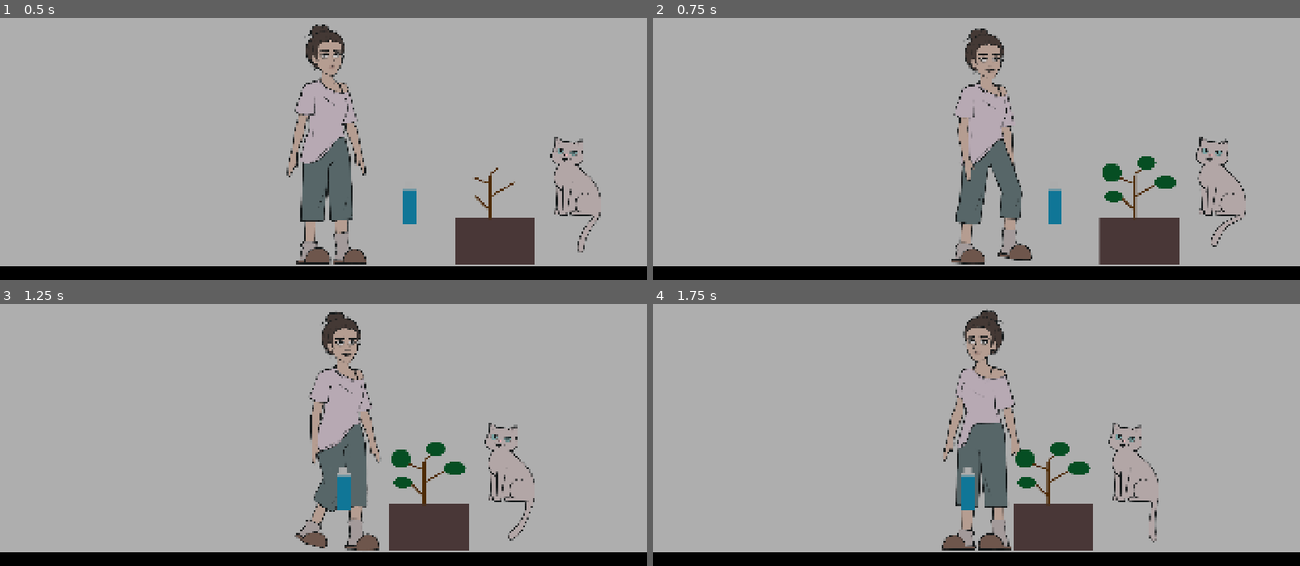
Above: before the commit, frames 1-4 (two rows, left to right).
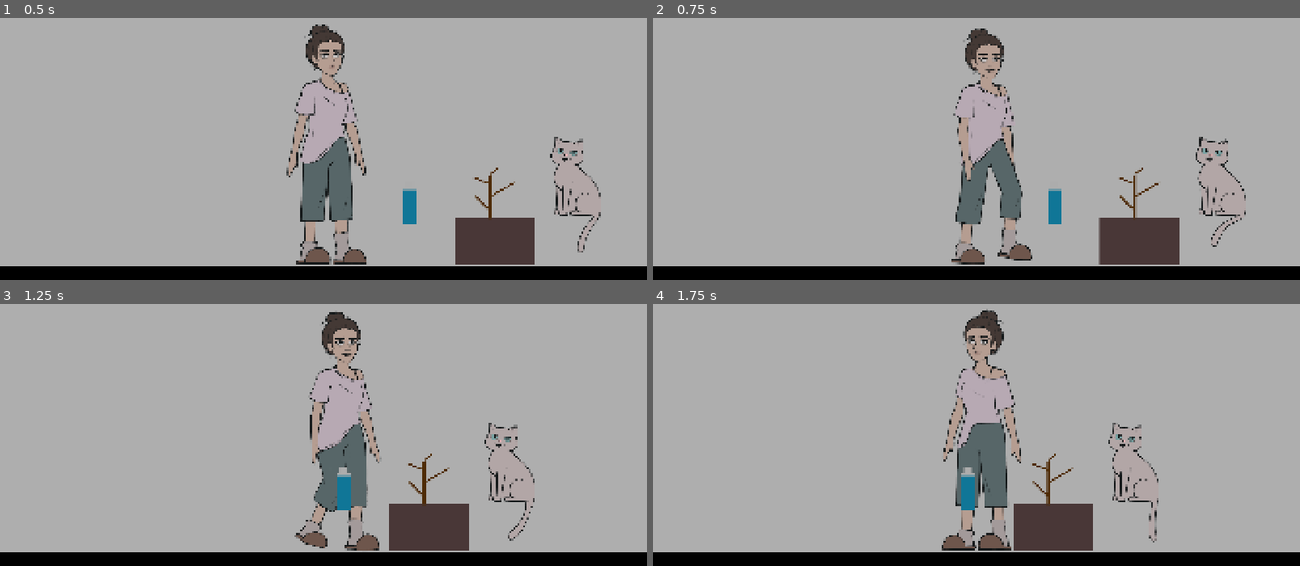
Above: after the commit, the same moments.

Repository: FrancinettVR/Tacos-de-milanesa
Game: Godot game, scene res://scenes/rooms/main_room.tscn
Two runs of this game, one before a commit and one after it. Both use one fixed random seed, a clock stepped at 60 frames per second and the inputs below.
Inputs (mouse positions are in pixels of both pictures, inside the frame that each line leads up to):
- Up to frame 1 (0.5 s): no input
- Up to frame 2 (0.75 s): tap Enter at 0.5 s; drag from (1151, 214) to (1041, 18) at 0.52 s
- Up to frame 3 (1.25 s): no input
- Up to frame 4 (1.75 s): drag from (995, 490) to (1164, 484) at 1.27 s

Frame 1 is identical in both runs. In frame 2, 0.5% of the frame differs, in the area x 69-81%, y 52-71%; in frame 3, 0.5%; in frame 4, 0.5%, in the area x 56-68%, y 52-71%.

Commit message:
fix planta
se activaba solo con un clic

Diff:
--- a/scripts/interactables-scripts/botella.gd
+++ b/scripts/interactables-scripts/botella.gd
@@ -1,13 +1,18 @@
 extends DragInteractable
+class_name Botella
 
+## Referencia a la planta que debe ser regada
 @export var planta: Node
 
 var textura_llena = preload("res://assets/art/interactables/placeholders/spr_botella_llena.png")
 var textura_vacia = preload("res://assets/art/interactables/placeholders/spr_botella_vacia.png")
 
 func al_iniciar() -> void:
+	if id.is_empty():
+		id = "botella"
 	sprite.texture = textura_llena
 
+## Comprueba si la botella fue soltada encima
 func objetivo_valido() -> bool:
 	var areas = get_overlapping_areas()
 	for area in areas:
@@ -17,4 +22,5 @@
 
 func on_interaccion_exitosa() -> void:
 	sprite.texture = textura_vacia
-	planta.regar()
+	if planta and planta.has_method("regar"):
+		planta.regar()
--- a/scripts/interactables-scripts/planta.gd
+++ b/scripts/interactables-scripts/planta.gd
@@ -1,14 +1,28 @@
-extends ClickInteractable
+extends Interactable
+class_name Planta
 
 var textura_seca = preload("res://assets/art/interactables/placeholders/spr_planta_seca.png")
 var textura_feliz = preload("res://assets/art/interactables/placeholders/spr_planta_feliz.png")
 
 func al_iniciar() -> void:
+	if id.is_empty():
+		id = "planta"
 	sprite.texture = textura_seca
+
+func _ready() -> void:
+	super._ready()
+	input_event.connect(_on_input_event)
+
+## Si el jugador hace clic en la planta seca, no la activa (solo la botella con regar() puede activarla)
+func _on_input_event(viewport, event, shape_idx) -> void:
+	if event is InputEventMouseButton and event.pressed and event.button_index == MOUSE_BUTTON_LEFT:
+		viewport.set_input_as_handled()
+		#if not usada:
+		#	dialogo
 
 func on_interaccion_exitosa() -> void:
 	sprite.texture = textura_feliz
 
-# Esta función la va a llamar la Botella
+## Esta función va a llamar a la Botella
 func regar() -> void:
 	intentar_interactuar()
